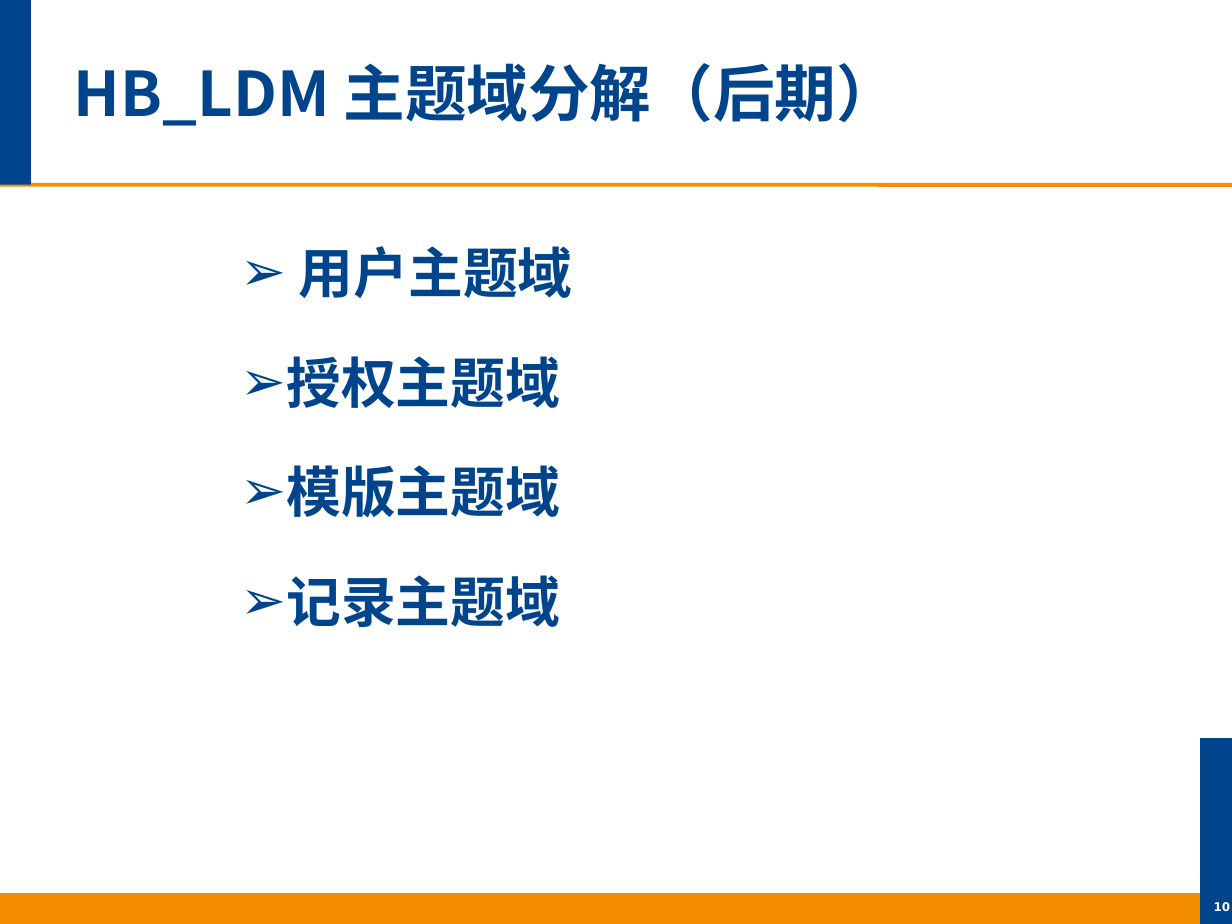
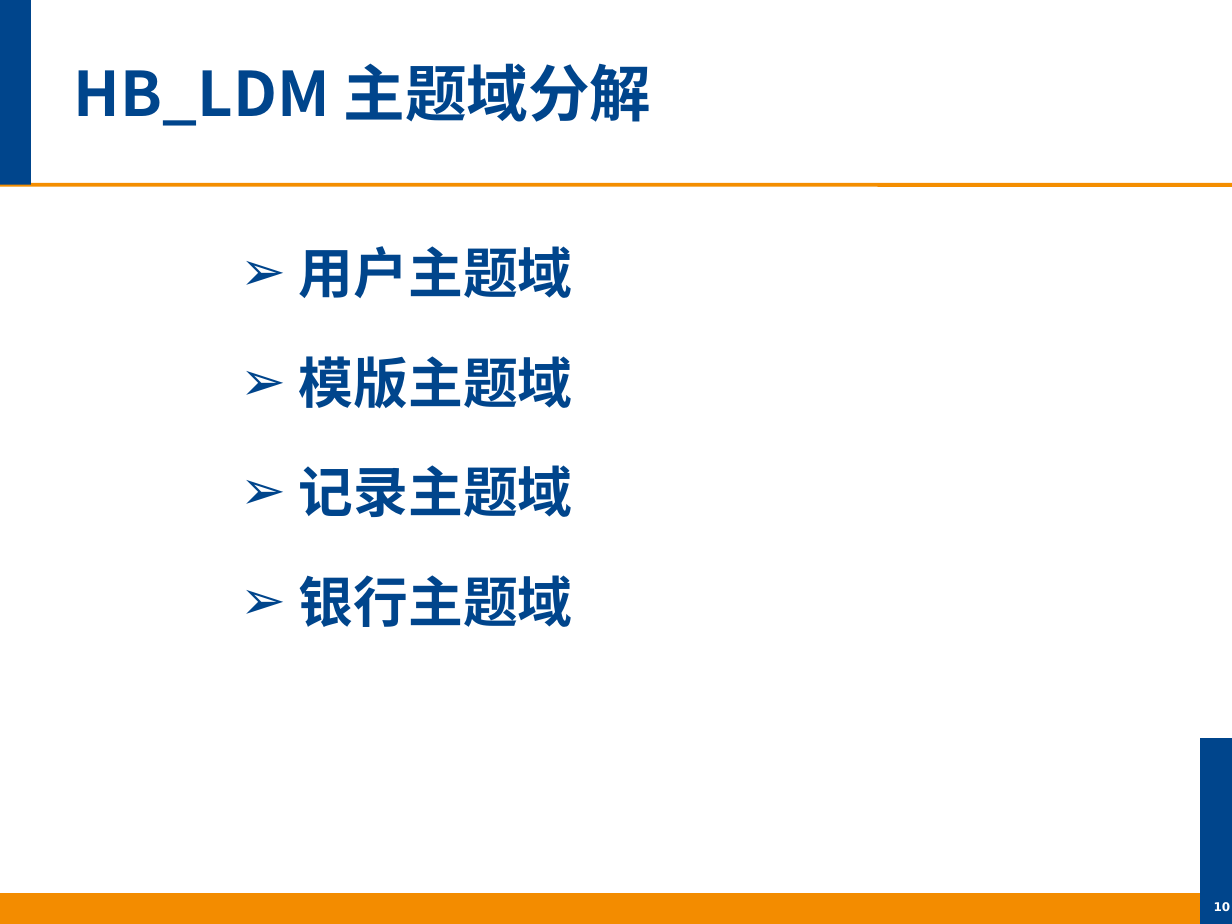
Before and after one commit to bici-liping/liping, a slide deck: slide 10 of HealthBank-LDM.PPT. Drawn at 1232x924 pixels with LibreOffice and Linux fonts; fonts in the diff are those of the drawing; background and template pictures are left out. Boxes give left, top, right and bottom in pixels: in the first picture for what was removed or moved away, otherwise in the second. Text is boxed around its words. In the diff, an @@ line names an element or a change of style, - is before the commit and + after.

```diff
--- a/HealthBank-LDM.PPT
+++ b/HealthBank-LDM.PPT
@@ title at (74, 63, 652, 126): text changed @@
-HB_LDM 主题域分解（后期）
+HB_LDM 主题域分解
@@ text at (286, 356, 560, 408): paragraph removed @@
-➢ 授权主题域
@@ text at (299, 575, 573, 627): paragraph added @@
+➢ 银行主题域
```
Also in this commit, not shown: 6 other slides changed, 4 slides added, 1 other file.
